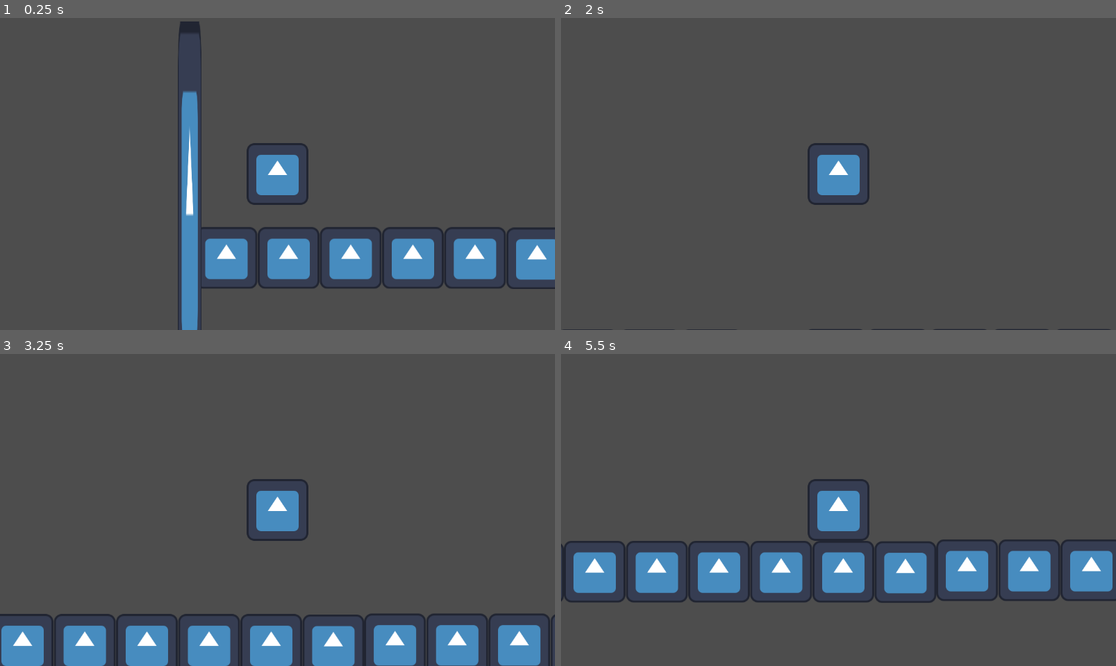
Above: before the commit, frames 1-4 (two rows, left to right).
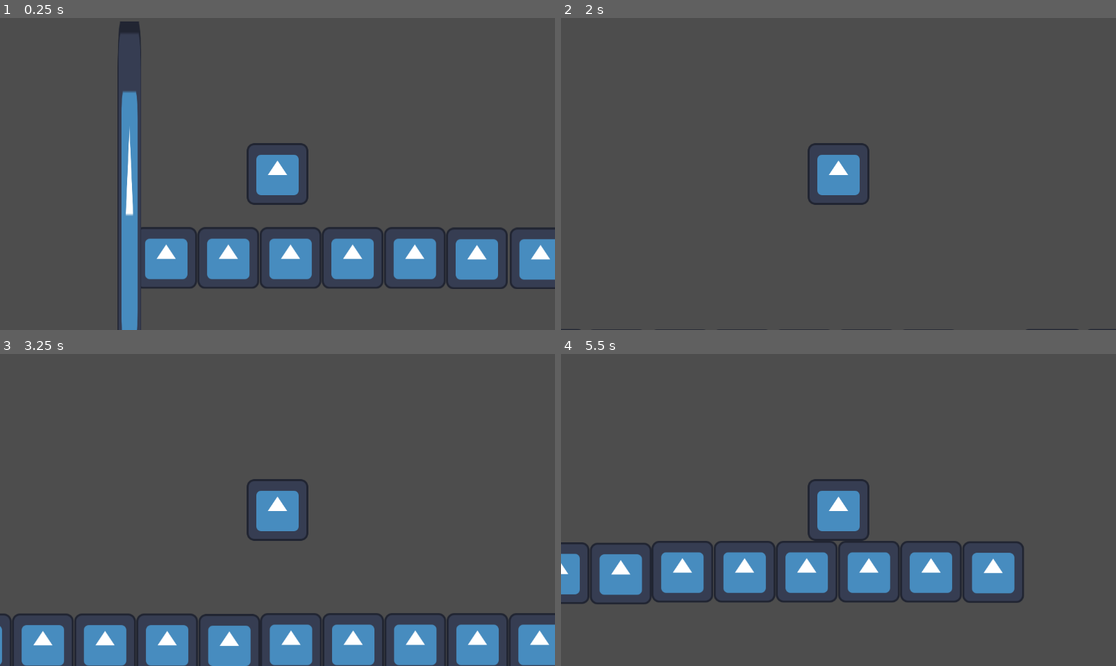
Above: after the commit, the same moments.

Repository: Talen400/42-gd-jam
Game: Godot game, scene res://scenes/world.tscn
Same seed, same stepped clock (60 frames per second), same inputs: the game is played once before the commit and once after it. The engine's default icon, where the game draws it, is replaced by a stand-in: a white triangle on a blue panel in a dark square.
Inputs:
- Up to frame 1 (0.25 s): no input
- Up to frame 2 (2 s): hold D (right) from 0.53 s (still down); tap Space (jump) at 0.77, 1.52 s
- Up to frame 3 (3.25 s): tap Enter at 2 s; release D (right) at 2.03 s; hold A (left) 2.03-2.78 s; hold D (right) from 2.78 s (still down); tap Space (jump) at 3.02 s
- Up to frame 4 (5.5 s): tap Space (jump) at 3.77, 4.25, 4.52 s; release D (right) at 4.28 s; hold A (left) 4.28-5.03 s; hold D (right) from 5.03 s (still down)

The runs differ from the first frame. In frame 1, 8.1% of the frame differs, in the area x 21-100%, y 1-100%; in frame 2, 0.1%; in frame 3, 10%; in frame 4, 11%, in the area x 0-100%, y 59-81%.

Commit message:
fix: turning moviment of player in const VELOCITY_RUN

Diff:
--- a/scripts/player_movement.gd
+++ b/scripts/player_movement.gd
@@ -3,6 +3,7 @@
 
 const SPEED = 1000.0
 const JUMP_VELOCITY = -800.0
+const VELOCITY_RUN = 0.5
 
 func death() -> void:
 	get_tree().reload_current_scene()
@@ -16,7 +17,7 @@
 	if Input.is_action_just_pressed("jump") and is_on_floor():
 		velocity.y = JUMP_VELOCITY
 
-	var direction := Input.get_axis("left", "right")
+	var direction := VELOCITY_RUN
 	if direction:
 		velocity.x = direction * SPEED
 	else:
